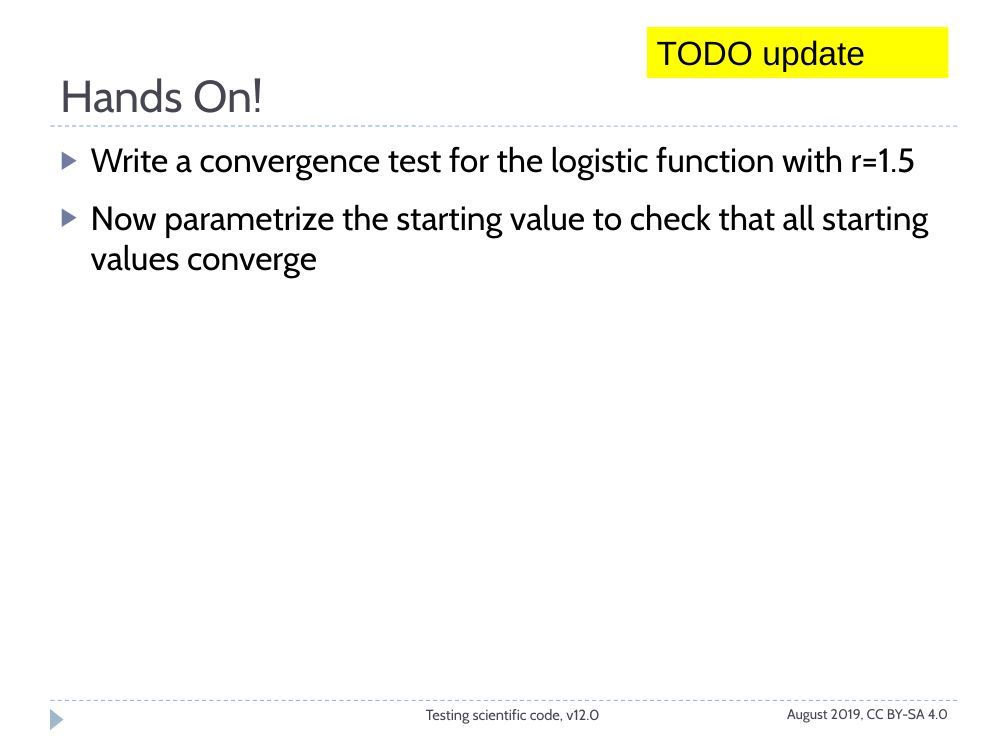
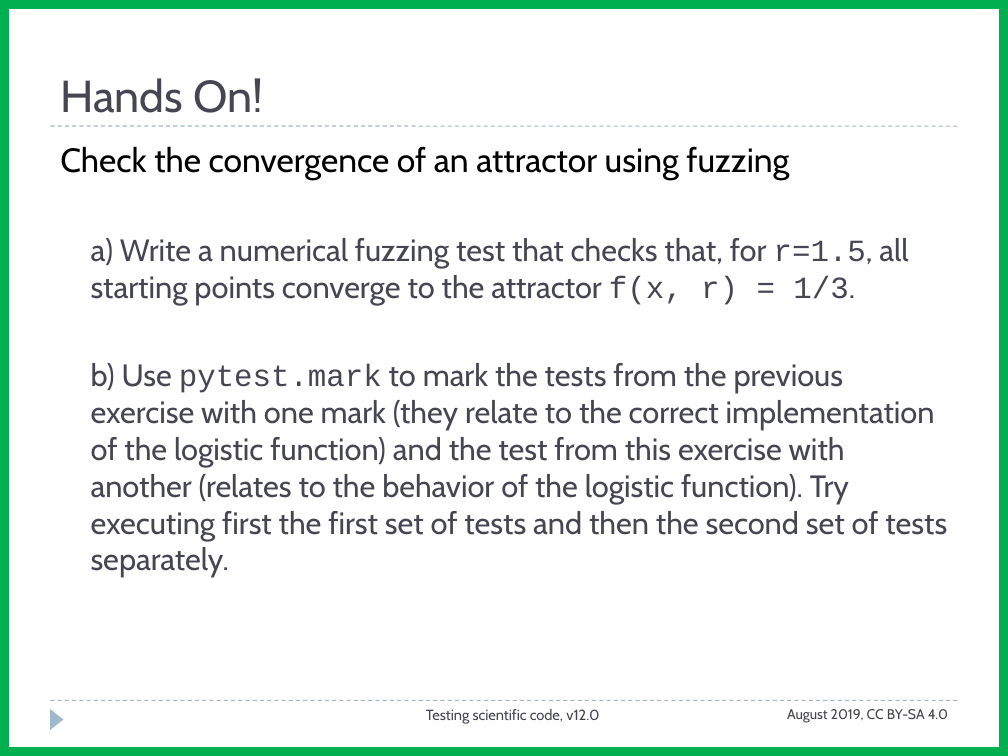
Before and after one commit to ASPP/testing_debugging_profiling, a slide deck: slide 19 of testing_part2.pptx (slide 13 before the commit). Drawn at 1008x756 pixels with LibreOffice and Linux fonts; fonts in the diff are those of the drawing. Boxes give left, top, right and bottom in pixels: in the first picture for what was removed or moved away, otherwise in the second. Text is boxed around its words. In the diff, an @@ line names an element or a change of style, - is before the commit and + after.

Commit message:
shortened the exercise and adapted slides

```diff
--- a/testing_part2.pptx
+++ b/testing_part2.pptx
@@ rectangle added at box(0, 0, 1008, 756), outline #00B050 13 pt @@
@@ rectangle removed at box(647, 27, 949, 78) @@
-TODO update
@@ text at box(60, 146, 947, 577): text changed; size 24 to 22 pt; text colour #000000 to #464653 @@
-▶ Write a convergence test for the logistic function with r=1.5
-▶ Now parametrize the starting value to check that all starting values converge
+Check the convergence of an attractor using fuzzing
+  a) Write a numerical fuzzing test that checks that, for r=1.5, all starting points converge to the attractor f(x, r) = 1/3.
+  b) Use pytest.mark to mark the tests from the previous exercise with one mark (they relate to the correct implementation of the logistic function) and the test from this exercise with another (relates to the behavior of the logistic function). Try executing first the first set of tests and then the second set of tests separately.
```
Also in this commit, not shown: 14 other slides changed, 1 slide added, 3 slides removed, 11 other files.
